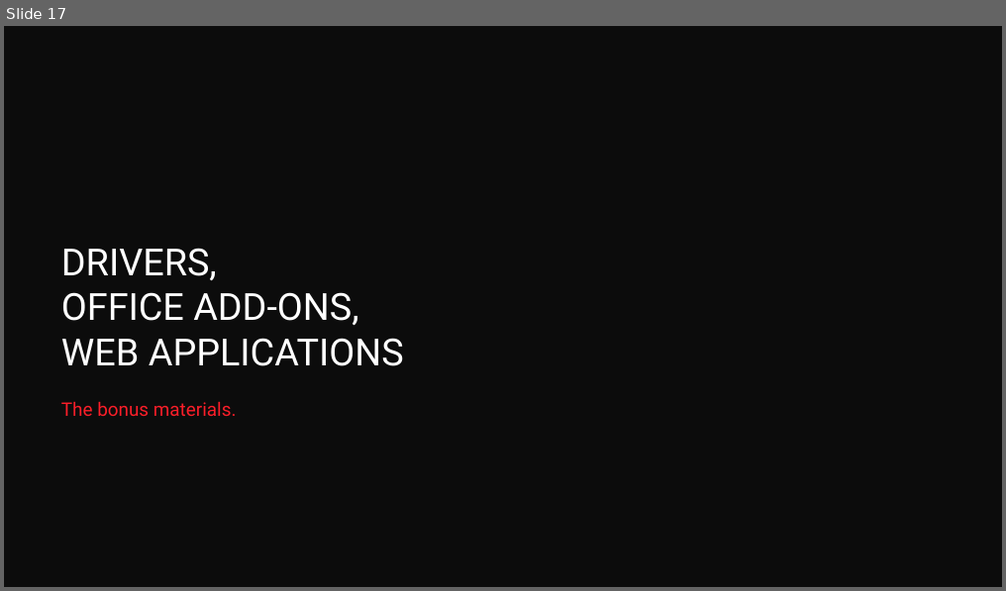
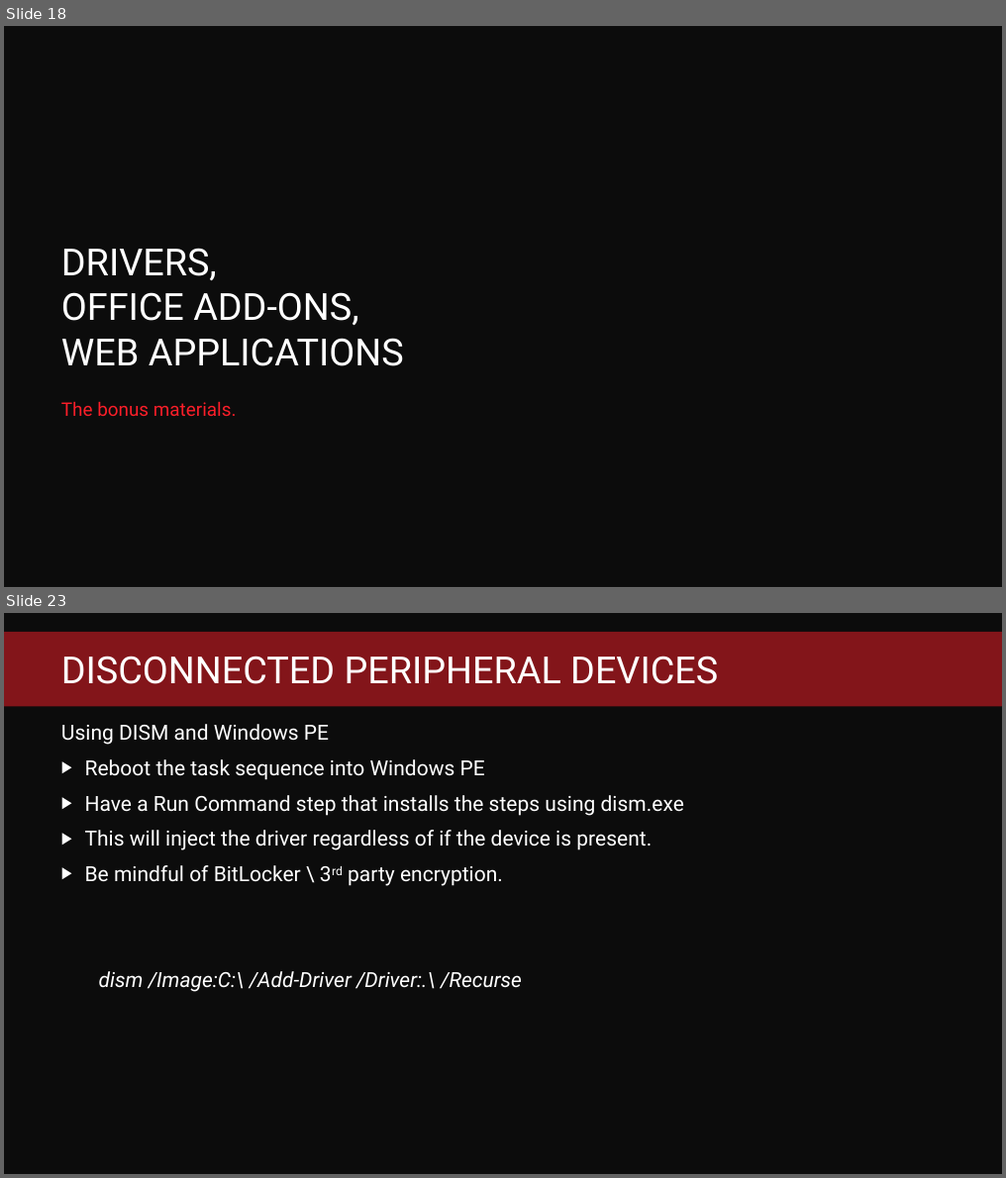
Before and after one commit to fredbainbridge/WindowsUpgradeReadiness, a slide deck: MMS 2017 - Windows Upgrade Readiness.pptx. Shown one above the other, each under a label of ours: slide 17 before the commit, slides 18 and 23 after it; the slides between them are not shown. The pictures are 1006x591 and 1006x1178 pixels, drawn with LibreOffice and Linux fonts; fonts in the diff are those of the drawing; background and template pictures are left out. Boxes give left, top, right and bottom in pixels: in the first picture for what was removed or moved away, otherwise in the second. Text is boxed around its words. In the diff, an @@ line names an element or a change of style, - is before the commit and + after.

Commit message:
added driver details

```diff
--- a/MMS 2017 - Windows Upgrade Readiness.pptx
+++ b/MMS 2017 - Windows Upgrade Readiness.pptx
@@ slide 23 added at box(4, 613, 1002, 1174), background #0C0C0C @@
@@ rectangle added at box(4, 632, 1002, 707), fill #FB1E29 at 50% opacity @@
@@ title added at box(61, 656, 718, 684), 36 pt, text #FFFFFF @@
+DISCONNECTED PERIPHERAL DEVICES
@@ text added at box(61, 724, 684, 992), 20 pt, text #FFFFFF @@
+Using DISM and Windows PE
+▶ Reboot the task sequence into Windows PE
+▶ Have a Run Command step that installs the steps using dism.exe
+▶ This will inject the driver regardless of if the device is present.
+▶ Be mindful of BitLocker \ 3rd party encryption.
+dism /Image:C:\ /Add-Driver /Driver:.\ /Recurse
@@ what was slide 17 is now slide 18 @@
```
Also in this commit, not shown: 5 slides changed, 4 other slides added.
